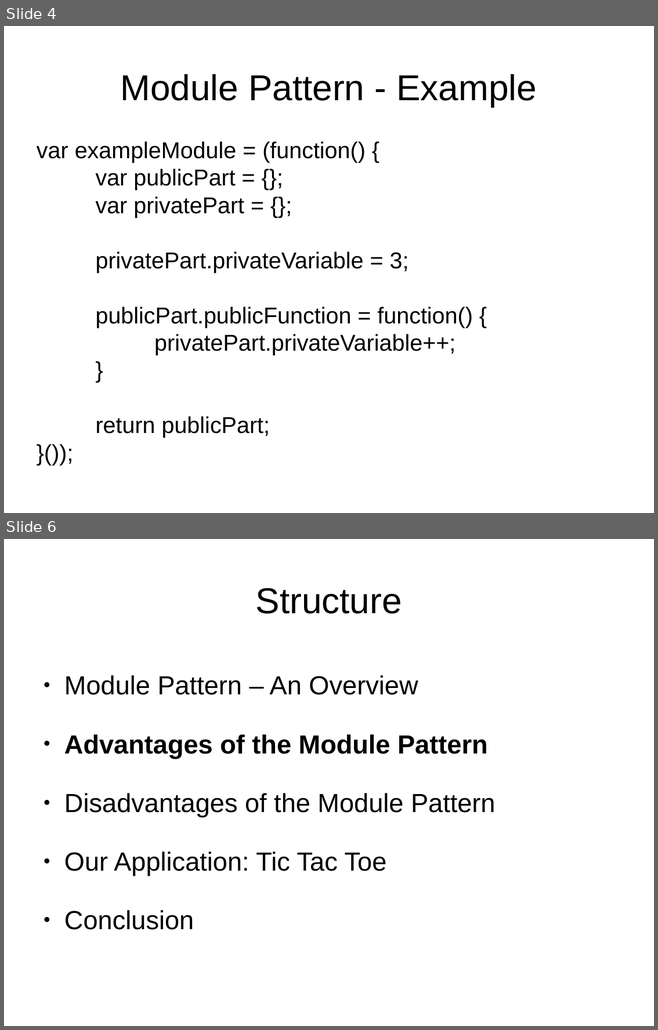
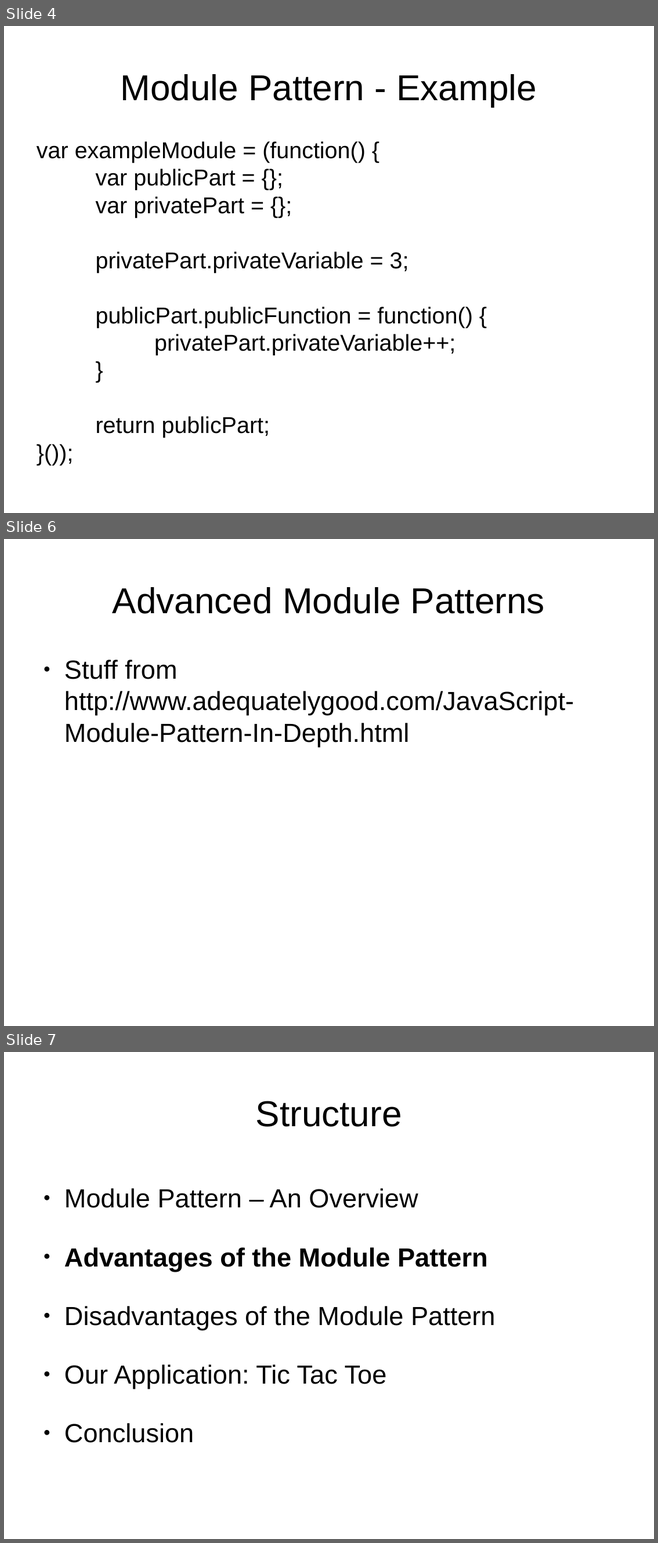
Before and after one commit to sattler/javascript-seminar-2015, a slide deck: presentation/Presentation.odp. Shown one above the other, each under a label of ours: slides 4 and 6 before the commit, slides 4, 6 and 7 after it; the slides between them are not shown. The pictures are 658x1030 and 658x1543 pixels, drawn with LibreOffice and Linux fonts; fonts in the diff are those of the drawing. Boxes give left, top, right and bottom in pixels: in the first picture for what was removed or moved away, otherwise in the second. Text is boxed around its words. In the diff, an @@ line names an element or a change of style, - is before the commit and + after.

```diff
--- a/presentation/Presentation.odp
+++ b/presentation/Presentation.odp
@@ slide 6 added at (4, 539, 654, 1026), background #FFFFFF @@
@@ title added at (112, 587, 545, 614), 44 pt, text #000000 @@
+Advanced Module Patterns
@@ text added at (64, 660, 574, 747), 32 pt, text #000000 @@
+● Stuff from http://www.adequatelygood.com/JavaScript-Module-Pattern-In-Depth.html
@@ what was slide 6 is now slide 7 @@
```
Also in this commit, not shown: 2 slides changed.
